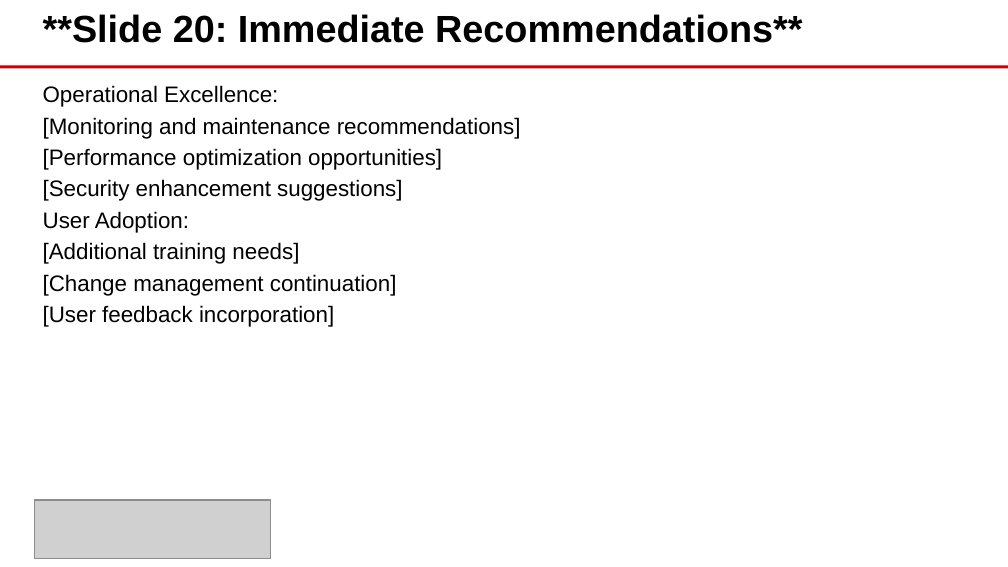
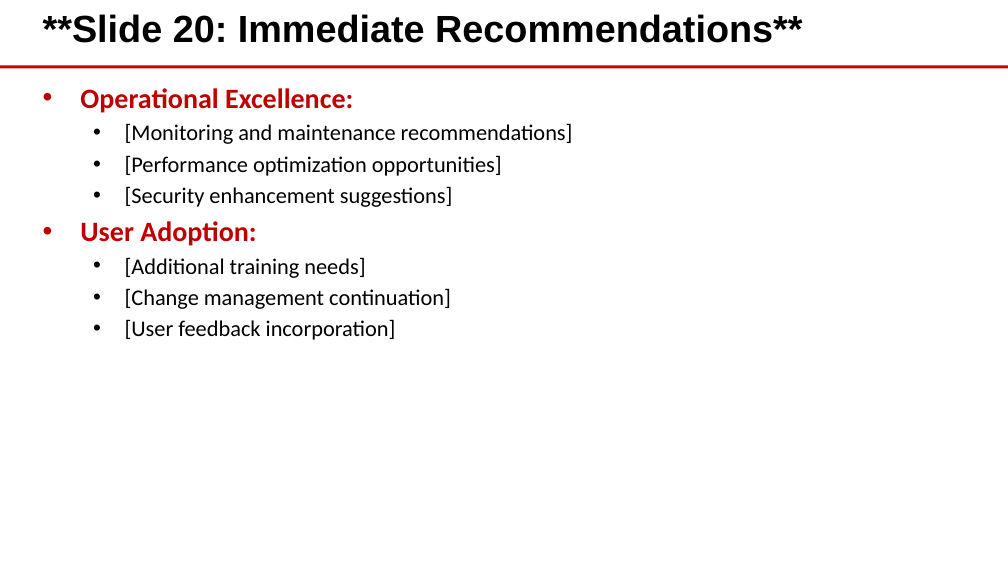
Before and after one commit to eoframework/solutions, a slide deck: slide 20 of solution-template/sample-provider/sample-category/sample-solution/delivery/closeout-presentation.pptx (slide 21 before the commit). Drawn at 1008x567 pixels with LibreOffice and Linux fonts; fonts in the diff are those of the drawing; grey boxes stand for pictures; background and template pictures are left out. Boxes give left, top, right and bottom in pixels: in the first picture for what was removed or moved away, otherwise in the second. Text is boxed around its words. In the diff, an @@ line names an element or a change of style, - is before the commit and + after.

Commit message:
Update solution templates and document builder
- Enhance solution-doc-builder.py with improved formatting
- Update Word template for better document generation
- Refresh solution template documents across delivery and presales
- Update statement-of-work with latest content

```diff
--- a/solution-template/sample-provider/sample-category/sample-solution/delivery/closeout-presentation.pptx
+++ b/solution-template/sample-provider/sample-category/sample-solution/delivery/closeout-presentation.pptx
@@ text "Operational Excellence:" at bbox=[80, 88, 573, 340]: size 16 to 20 pt, text colour #000000 to #C00000, bold on in "Operational Excellence:", "User Adoption:"; font Arial to Calibri; bullet none to •; list level 1 to 2 in "[Monitoring and maintenance recommendations]"; list level 1 to 2 in "[Performance optimization opportunities]"; list level 1 to 2 in "[Security enhancement suggestions]"; list level 1 to 2 in "[Additional training needs]"; list level 1 to 2 in "[Change management continuation]"; list level 1 to 2 in "[User feedback incorporation]" @@
@@ picture removed at bbox=[34, 500, 270, 558] @@
```
Also in this commit, not shown: 32 other slides changed, 3 slides added, 4 slides removed, 16 other files.
